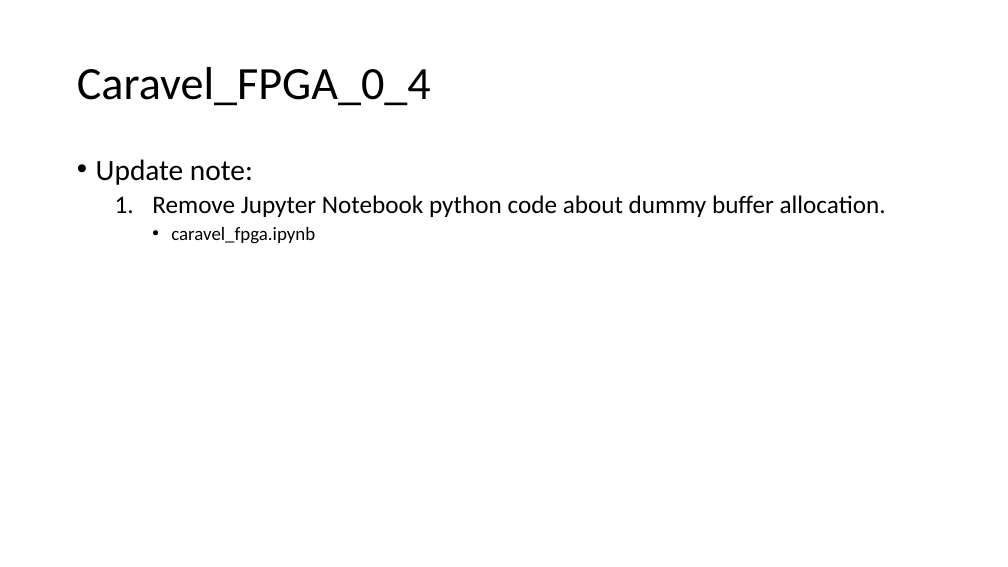
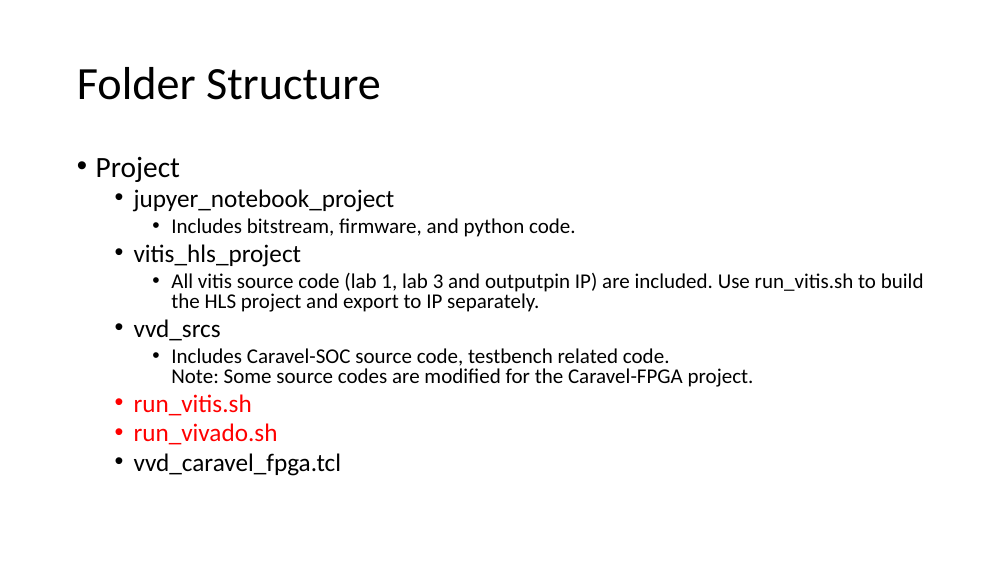
Before and after one commit to bol-edu/caravel-soc_fpga-lab, a slide deck: slide 1 of labi/doc/README.pptx. Drawn at 1008x567 pixels with LibreOffice and Linux fonts; fonts in the diff are those of the drawing. Boxes give left, top, right and bottom in pixels: in the first picture for what was removed or moved away, otherwise in the second. Text is boxed around its words. In the diff, an @@ line names an element or a change of style, - is before the commit and + after.

Commit message:
Caravel SoC FPGA integration

```diff
--- a/labi/doc/README.pptx
+++ b/labi/doc/README.pptx
@@ title at [77,67,381,100]: text changed @@
-Caravel_FPGA_0_4
+Folder Structure
@@ text at [96,156,924,476]: text changed; size 24 to 20 pt @@
-• Update note:
-  1. Remove Jupyter Notebook python code about dummy buffer allocation.
-    • caravel_fpga.ipynb
+• Project
+  • jupyer_notebook_project
+    • Includes bitstream, firmware, and python code.
+  • vitis_hls_project
+    • All vitis source code (lab 1, lab 3 and outputpin IP) are included. Use run_vitis.sh to build the HLS project and export to IP separately.
+  • vvd_srcs
+    • Includes Caravel-SOC source code, testbench related code.
+      Note: Some source codes are modified for the Caravel-FPGA project.
+  • run_vitis.sh
+  • run_vivado.sh
+  • vvd_caravel_fpga.tcl
```
Also in this commit, not shown: 7 slides added.
